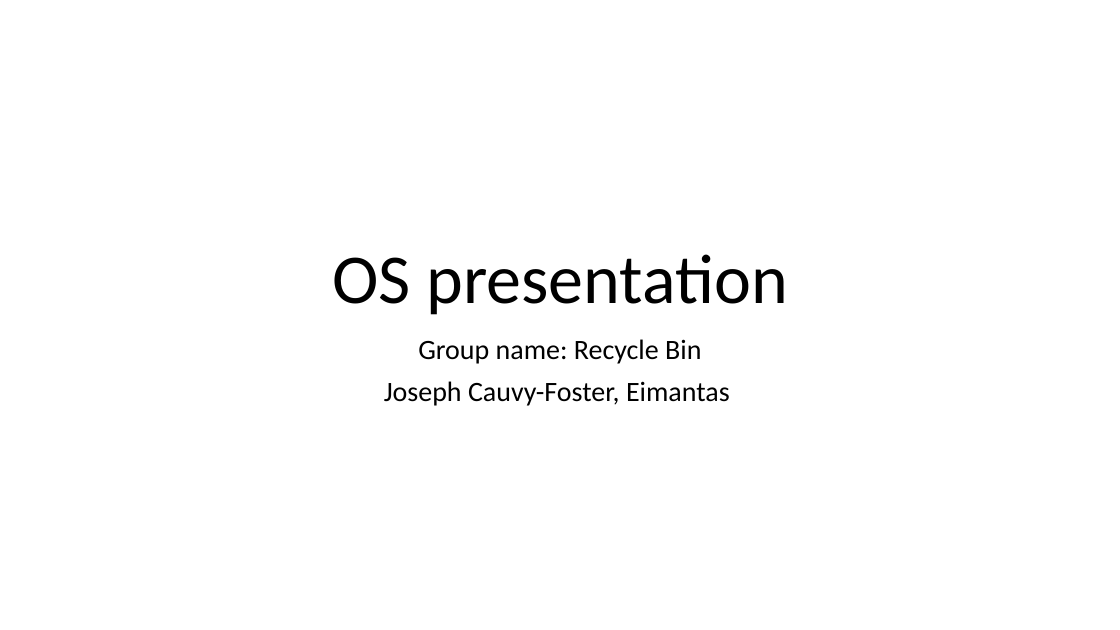
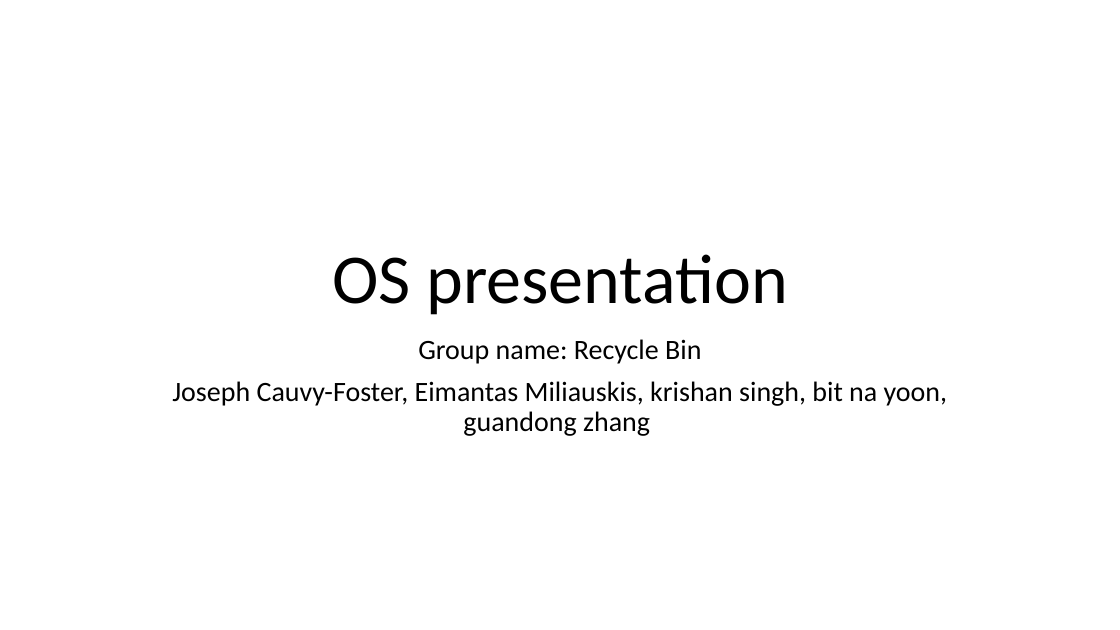
Before and after one commit to josephcf166/Operating-Systems-Project, a slide deck: slide 1 of OS_Presentation.pptx. Drawn at 1120x630 pixels with LibreOffice and Linux fonts; fonts in the diff are those of the drawing. Boxes give left, top, right and bottom in pixels: in the first picture for what was removed or moved away, otherwise in the second. Text is boxed around its words. In the diff, an @@ line names an element or a change of style, - is before the commit and + after.

```diff
--- a/OS_Presentation.pptx
+++ b/OS_Presentation.pptx
@@ subtitle at [172,381,948,436]: text changed @@
-Joseph Cauvy-Foster, Eimantas
+Joseph Cauvy-Foster, Eimantas Miliauskis, krishan singh, bit na yoon, guandong zhang
```
Also in this commit, not shown: 1 slide added.
